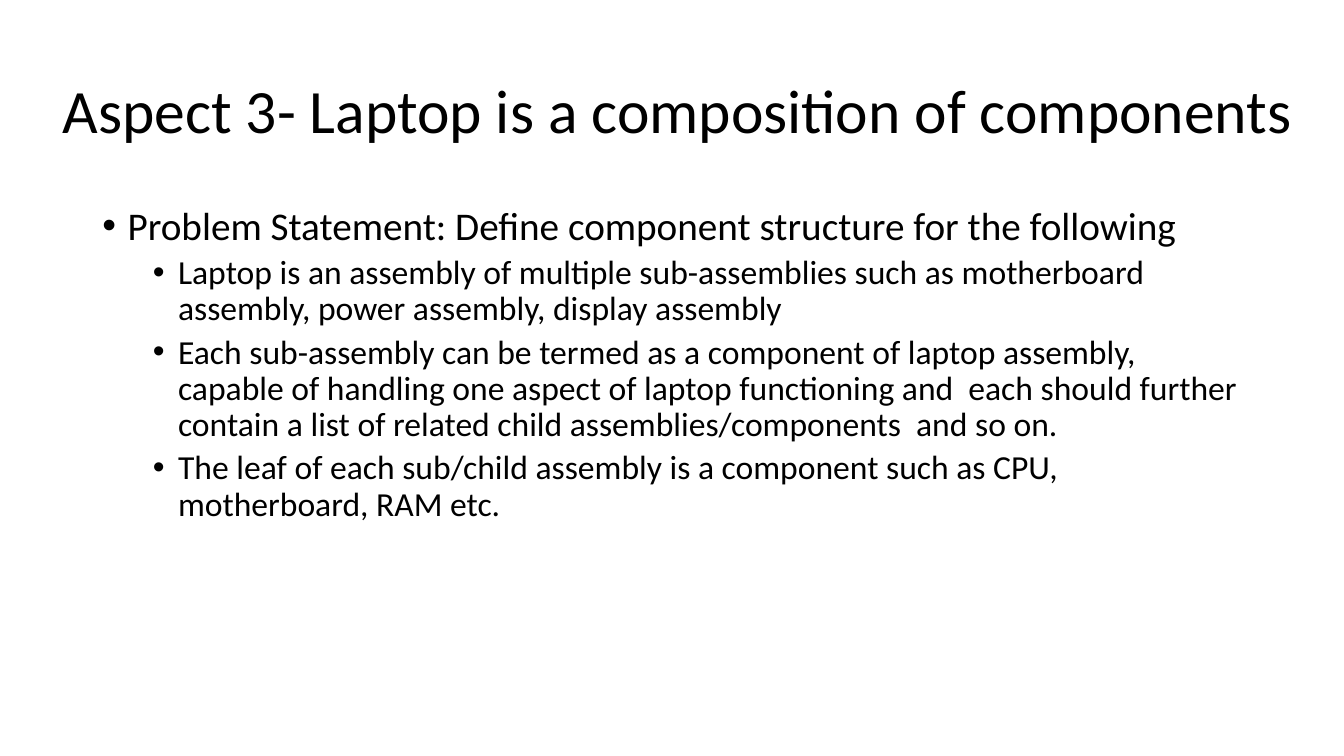
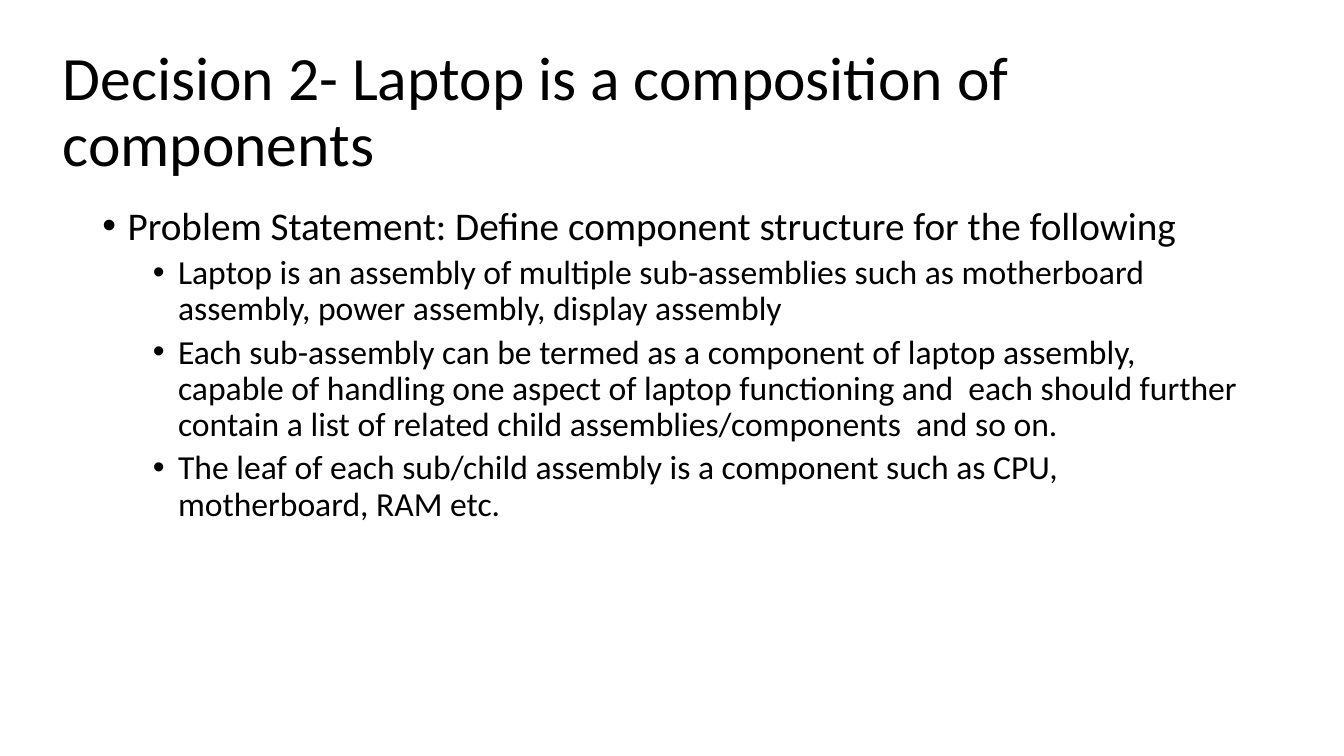
Before and after one commit to kulkarnm/LaptopCustomizationV2, a slide deck: slide 67 of Design Patterns2.pptx (slide 69 before the commit). Drawn at 1344x756 pixels with LibreOffice and Linux fonts; fonts in the diff are those of the drawing. Boxes give left, top, right and bottom in pixels: in the first picture for what was removed or moved away, otherwise in the second. Text is boxed around its words. In the diff, an @@ line names an element or a change of style, - is before the commit and + after.

```diff
--- a/Design Patterns2.pptx
+++ b/Design Patterns2.pptx
@@ title at [63, 57, 1008, 176]: text changed @@
-Aspect 3- Laptop is a composition of components
+Decision 2- Laptop is a composition of components
```
Also in this commit, not shown: 9 other slides changed, 2 slides added.
